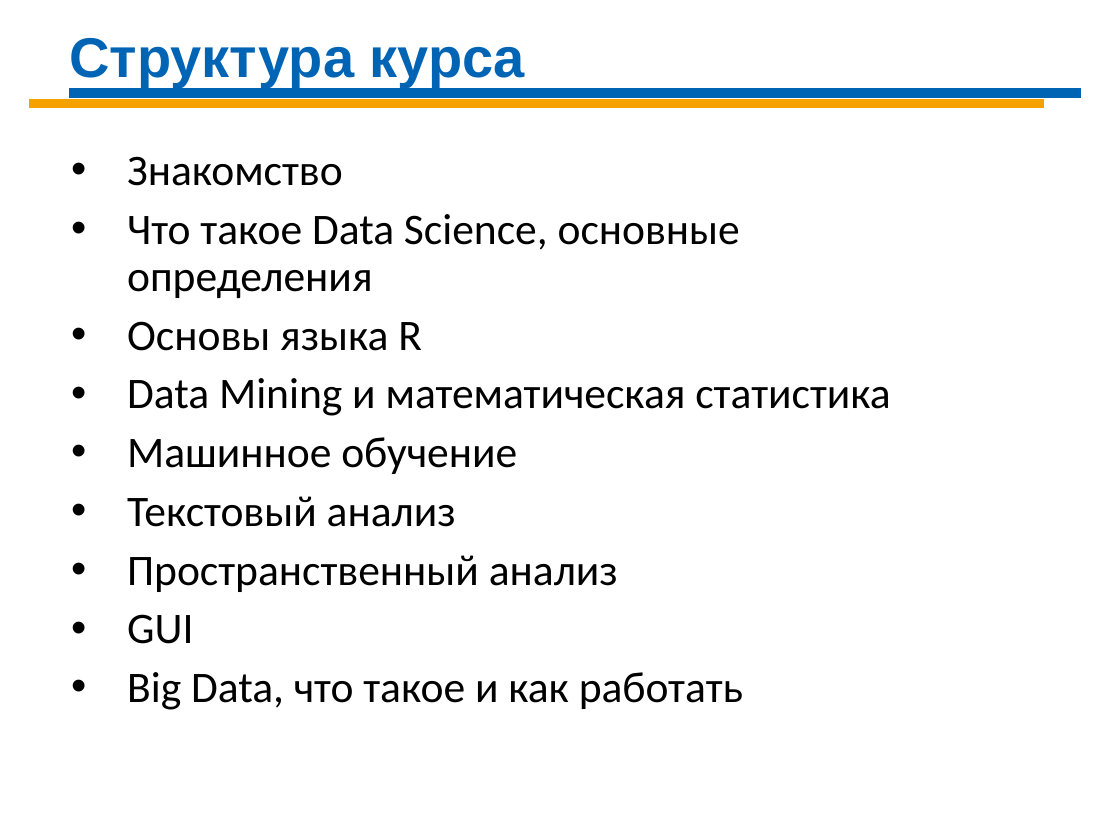
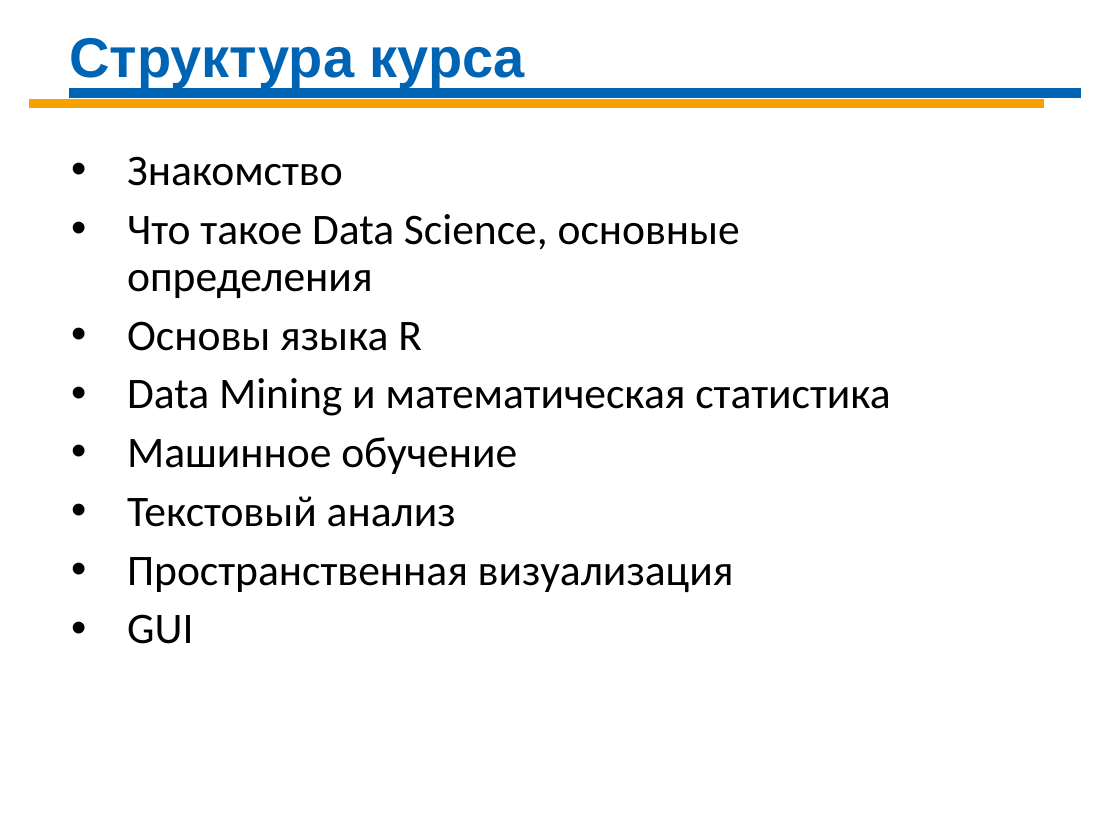
Before and after one commit to Demolis/Infopulse, a slide deck: slide 2 of DS_Sat_2020/DS-Day-01 R.pptx. Drawn at 1120x840 pixels with LibreOffice and Linux fonts; fonts in the diff are those of the drawing. Boxes give left, top, right and bottom in pixels: in the first picture for what was removed or moved away, otherwise in the second. Text is boxed around its words. In the diff, an @@ line names an element or a change of style, - is before the commit and + after.

```diff
--- a/DS_Sat_2020/DS-Day-01 R.pptx
+++ b/DS_Sat_2020/DS-Day-01 R.pptx
@@ text at [127,557,734,592]: text changed @@
-• Пространственный анализ
+• Пространственная визуализация
@@ text at [127,672,743,710]: paragraph removed @@
-• Big Data, что такое и как работать
```
Also in this commit, not shown: 2 other slides changed, 56 other files.
